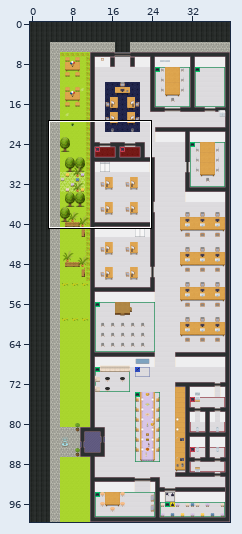
Two states of a Tiled map (JSON), map.tmj. Above: a wide view before the commit, with the close-up outlined.
Close-up. First the earlier version:
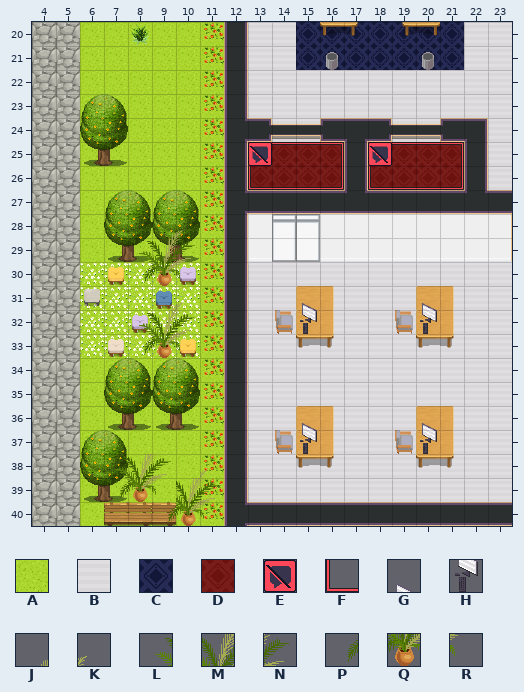
Cells are 32x32 px. Shown: x 4..23, y 20..40. The commit also changed other parts of the map, which this record leaves out.
Key: from "Chunk 1": A 4, B 5, C 6, D 7, E 21, F 24, G 190, H 192, J 201, K 202, L 203, M 204, N 205, P 206, Q 207, R 208.
_ is an empty cell, # one hidden under a higher layer.
Layers that did not change in this view are not listed.
Layer "floor/floor1" before, first column x 8:
20 AAAA_BBCCCCCCCBB
21 AAAA_BBCCCCCCCBB
22 AAAA_BBBBBBBBBBB
23 AAAA_BBBBBBBBBBB
24 AAAA_#BB###BB##B
25 AAAA_DDDD#DDDD#B
26 AAAA_DDDD#DDDD#B
27 AAAA____________
28 AAAA_###########
29 AAAA_###########
30 AAAA_BBBBBBBBBBB
31 AAAA_BBBBBBBBBBB
32 AAAA_BBBBBBBBBBB
33 AAAA_BBBBBBBBBBB
34 AAAA_BBBBBBBBBBB
35 AAAA_BBBBBBBBBBB
36 AAAA_BBBBBBBBBBB
37 AAAA_BBBBBBBBBBB
38 AAAA_BBBBBBBBBBB
39 AAAA_BBBBBBBBBBB
40 AAAA____________
Layer "furniture/furniture3" before, first column x 4:
23 ____________________
24 ____________________
25 ____________________
26 ____________________
27 ____________________
28 _____JK_____________
29 ____LMN_____________
30 ____PQR_____________
31 _____JK____G____G___
32 ____LMN____H____H___
33 ____PQR_____________
34 ____________________
35 ____________________
36 ___________G____G___
37 ___________H____H___
38 ___LMN_K____________
39 ___PQRMN____________
40 _____PQR____________
Now the later version:
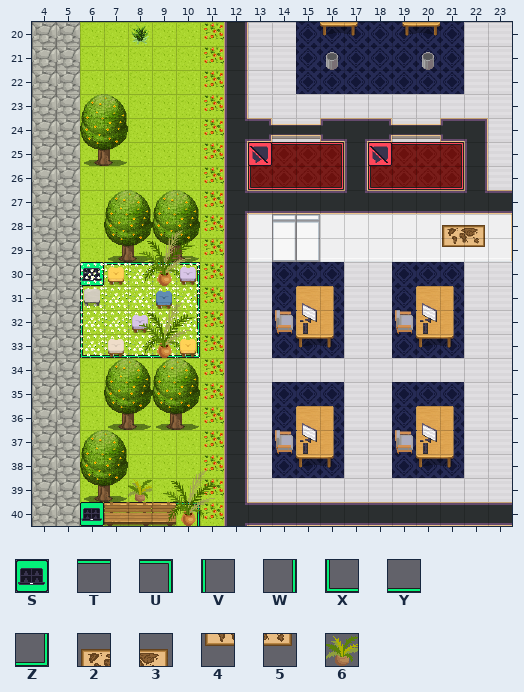
Further tiles: from "Chunk 1": S 13, T 14, U 15, V 16, W 17, X 18, Y 19, Z 20, 2 235, 3 236, 4 237, 5 238, 6 241.
From old to new:
Changed rows in their new state; . is an unchanged cell.
Layer "floor/floor1":
first column x 15:
22 CCCCCCC
first column x 14:
30 CCC..CCC
31 C.C..C.C
32 C.C..C.C
33 CCC..CCC
35 CCC..CCC
36 C.C..C.C
37 C.C..C.C
38 CCC..CCC
Layer "floor/floor2":
first column x 6:
30 STTTU
31 V...W
32 V...W
33 XYYYZ
first column x 6:
40 STTTU
Layer "furniture/furniture3":
first column x 8:
28 .............23
29 .............45
30 _._............
31 .._............
32 .._............
33 _._............
first column x 7:
38 ___
39 _6_
40 .._
Layer "above/above2":
first column x 8:
30 P.R
31 ..K
32 ..N
33 P.R
first column x 9:
38 .J
39 L.
40 P.
